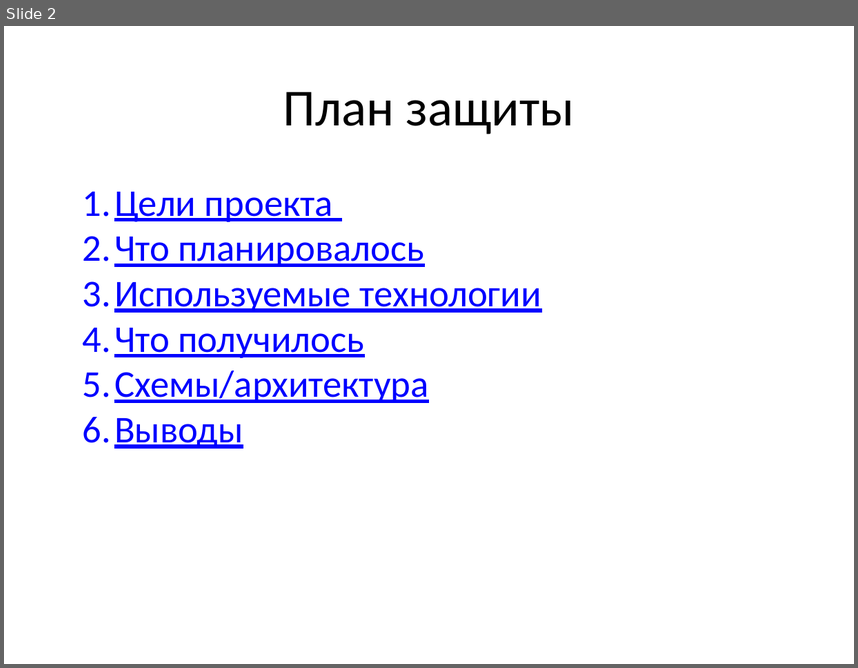
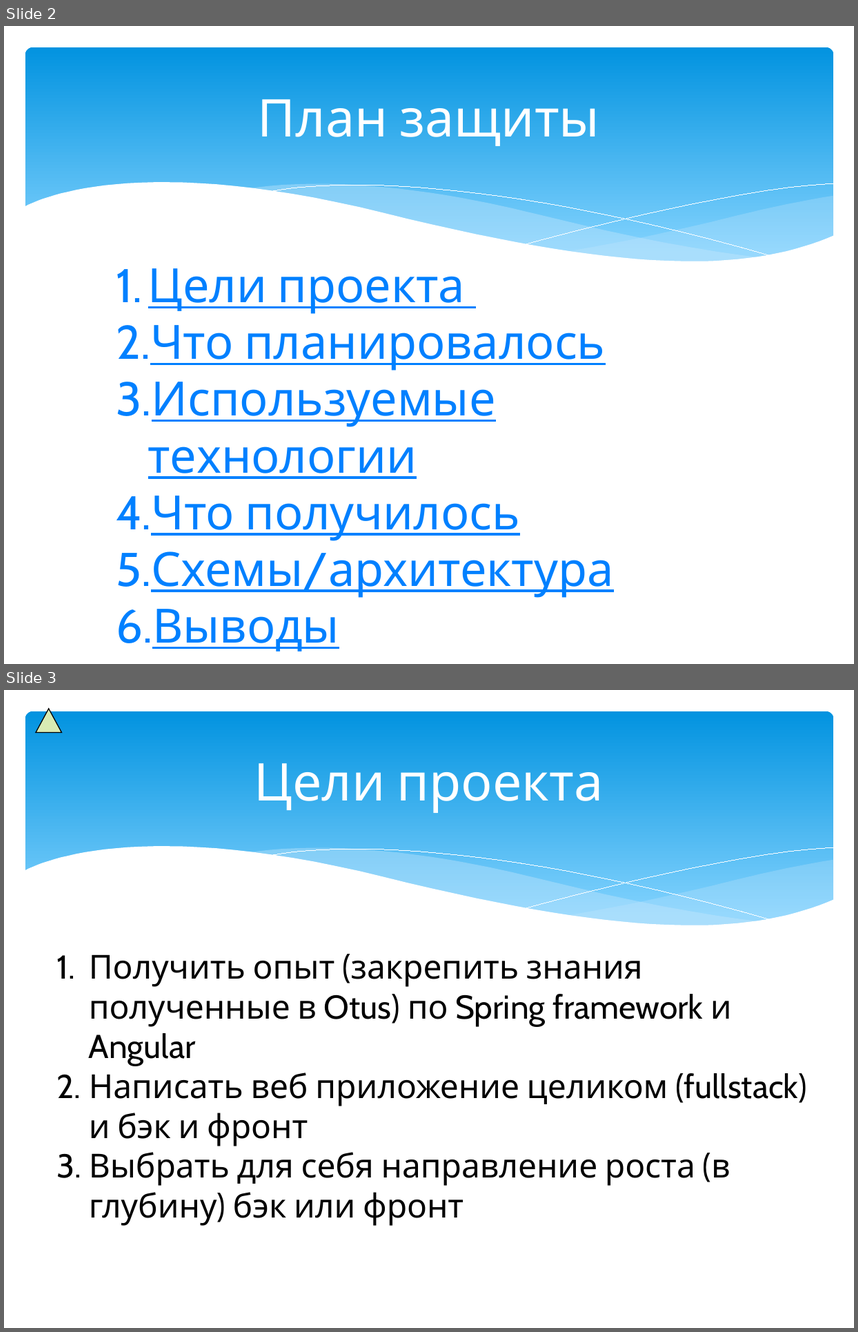
Before and after one commit to pavel-golovchan/2021-05-otus-spring, a slide deck: project-photo-blog/notes/prezentation.pptx. Shown one above the other, each under a label of ours: slide 2 before the commit, slides 2 and 3 after it. The pictures are 858x668 and 858x1332 pixels, drawn with LibreOffice and Linux fonts; fonts in the diff are those of the drawing. Boxes give left, top, right and bottom in pixels: in the first picture for what was removed or moved away, otherwise in the second. Text is boxed around its words. In the diff, an @@ line names an element or a change of style, - is before the commit and + after.

```diff
--- a/project-photo-blog/notes/prezentation.pptx
+++ b/project-photo-blog/notes/prezentation.pptx
@@ slide 3 added at <box>4,690,854,1328</box>, background #FFFFFF; not listed: 6 template elements that a slide beside it also shows @@
@@ freeform shape added at <box>36,709,61,733</box>, fill #D8EBB3, outline #000000 0.75 pt @@
@@ title added at <box>254,763,604,813</box>, 44 pt, text #FFFFFF @@
+Цели проекта
@@ text added at <box>89,954,807,1225</box>, 28 pt, text #000000 @@
+1. Получить опыт (закрепить знания полученные в Otus) по Spring framework и Angular
+2. Написать веб приложение целиком (fullstack) и бэк и фронт
+3. Выбрать для себя направление роста (в глубину) бэк или фронт
@@ slide 2 changed as well @@
@@ rounded rectangle added at <box>25,47,833,276</box>, fill gradient #0293E0 to #83D3FE @@
@@ title "План защиты": place and size @@
-title "План защиты" at <box>283,92,575,134</box>
+title "План защиты" at <box>258,99,599,146</box>
@@ title "План защиты" at <box>258,99,599,146</box>: font Calibri to Cabin, text colour #000000 to #FFFFFF @@
@@ group added at <box>23,183,835,305</box>: 5 freeform shapes @@
@@ text "Цели проекта": place and size @@
-text "Цели проекта" at <box>83,191,542,448</box>
+text "Цели проекта" at <box>116,268,614,651</box>
@@ text "Цели проекта" at <box>116,268,614,651</box>: size 32 to 40 pt, font Calibri to Cabin, text colour #0000FF to #0080FF @@
```
Also in this commit, not shown: 2 other slides changed, 7 other slides added, 5 slides removed, 7 other files.
